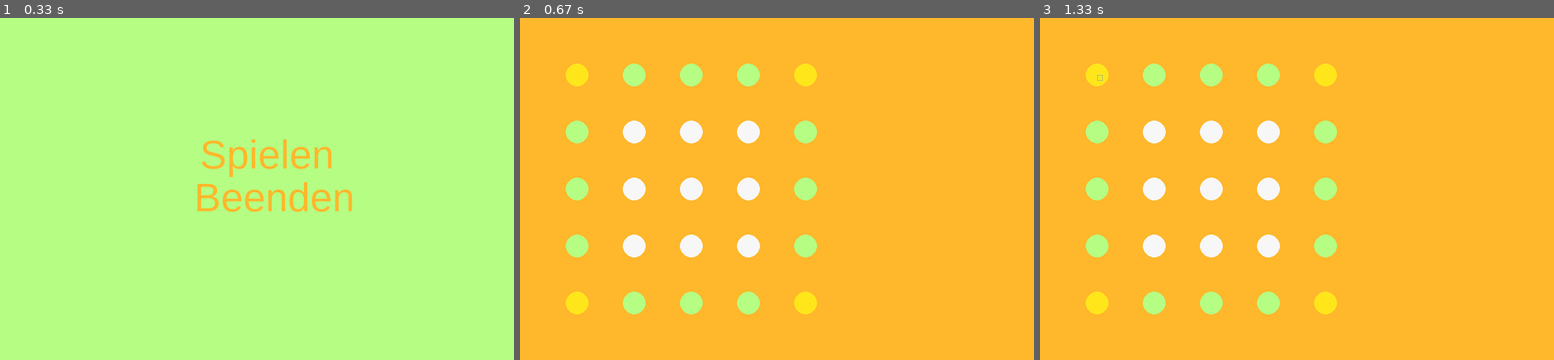
Above: before the commit, frames 1-3 (left to right).
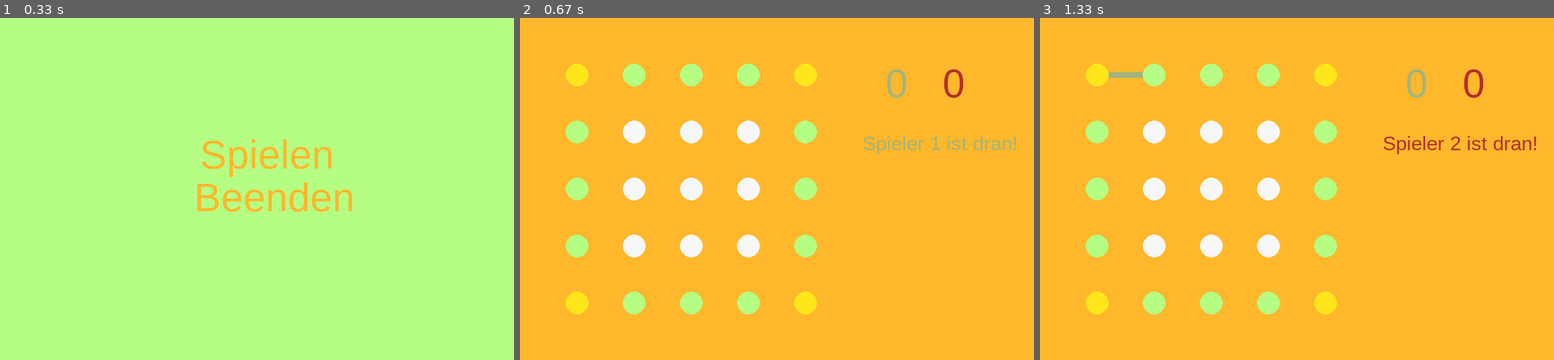
Above: after the commit, the same moments.

Repository: LeChummpy/homework
Game: pygame game, started from Käsekästchen pygame/main.py
Two runs of this game, one before a commit and one after it. Both use one fixed random seed, a clock stepped at 60 frames per second and the inputs below.
Inputs (mouse positions are in pixels of both pictures, inside the frame that each line leads up to):
- Up to frame 1 (0.33 s): no input
- Up to frame 2 (0.67 s): click "Spielen" at 0.38 s
- Up to frame 3 (1.33 s): click (1096, 76) at 0.72 s; click (1153, 76) at 1.05 s

Frame 1 is identical in both runs. In frame 2, 0.7% of the frame differs, in the area x 66-97%, y 15-40%; in frame 3, 0.8%, in the area x 11-97%, y 15-40%.

Commit message:
awdawdwad

Diff:
--- /dev/null
+++ b/Käsekästchen pygame/helper.py
@@ -0,0 +1,10 @@
+def horizontaldervertikalbenachbart(indicesAngeklickteZweiPunkte):
+    indicesPunkt1 = indicesAngeklickteZweiPunkte[0]
+    indicesPunkt2 = indicesAngeklickteZweiPunkte[1]
+    if (indicesPunkt1[0]==indicesPunkt2[0] and (indicesPunkt1[1]+1==indicesPunkt2[1] or indicesPunkt1[1]-1==indicesPunkt2[1])) or ((indicesPunkt1[0]+1==indicesPunkt2[0] or indicesPunkt1[0]-1==indicesPunkt2[0]) and indicesPunkt1[1]==indicesPunkt2[1]):
+        return True
+    else:
+        return False
+
+
+#def neuespolygongebildet(verbindungen):
--- a/Käsekästchen pygame/main.py
+++ b/Käsekästchen pygame/main.py
@@ -2,12 +2,14 @@
 import mainclasses
 import datastructures
 import colors
+from helper import *
 
 pygame.init()
 
 #-----------------------------------------------------------
 #fonts
 prettyfont = pygame.font.SysFont('Arial', 70)
+prettyfontsmaller = pygame.font.SysFont('Arial', 35)
 
 #-----------------------------------------------------------
 
@@ -71,13 +73,6 @@
                 pygame.quit()
 
             elif event.type == pygame.MOUSEBUTTONDOWN:
-                def horizontaldervertikalbenachbart(indicesAngeklickteZweiPunkte):
-                    indicesPunkt1 = indicesAngeklickteZweiPunkte[0]
-                    indicesPunkt2 = indicesAngeklickteZweiPunkte[1]
-                    if (indicesPunkt1[0]==indicesPunkt2[0] and (indicesPunkt1[1]+1==indicesPunkt2[1] or indicesPunkt1[1]-1==indicesPunkt2[1])) or ((indicesPunkt1[0]+1==indicesPunkt2[0] or indicesPunkt1[0]-1==indicesPunkt2[0]) and indicesPunkt1[1]==indicesPunkt2[1]):
-                        return True
-                    else:
-                        return False
 
                 Kords = pygame.mouse.get_pos()
                 indices = self.current_Spielbrett.IndicesVonAngeklicktemPunktReturnieren(Kords[0], Kords[1])
@@ -86,18 +81,33 @@
 
                 if (len(self.indizes_paar_angeklickter_punkte)==2):
                     if (horizontaldervertikalbenachbart(self.indizes_paar_angeklickter_punkte)):
-                        kordsangeklicktezweipunkte = self.current_Spielbrett.KordsAngeklicktePunkteReturnieren(self.indizes_paar_angeklickter_punkte)
-                        self.current_Spielbrett.VerbindungHinzufuegen(self.indizes_paar_angeklickter_punkte, kordsangeklicktezweipunkte, self.am_Zug.ID, self.am_Zug.verbindungsfarbe)
+                        if not(self.current_Spielbrett.angeklicktePunkteExistierenSchonAlsVerbindung(self.indizes_paar_angeklickter_punkte)):
+                            kordsangeklicktezweipunkte = self.current_Spielbrett.KordsAngeklicktePunkteReturnieren(self.indizes_paar_angeklickter_punkte)
+                            self.current_Spielbrett.VerbindungHinzufuegen(self.indizes_paar_angeklickter_punkte, kordsangeklicktezweipunkte, self.am_Zug.ID, self.am_Zug.verbindungsfarbe)
 
 
-                        if self.am_Zug.ID == self.current_Spieler1.ID:
-                            self.am_Zug = self.current_Spieler2
-                        elif self.am_Zug.ID == self.current_Spieler2.ID:
-                            self.am_Zug = self.current_Spieler1
+
+                            if self.am_Zug.ID == self.current_Spieler1.ID:
+                                self.am_Zug = self.current_Spieler2
+                            elif self.am_Zug.ID == self.current_Spieler2.ID:
+                                self.am_Zug = self.current_Spieler1
 
                     self.indizes_paar_angeklickter_punkte = []
 
         screen.fill(colors.orange)
+
+        text_amzug = None
+        if (self.am_Zug.ID==1):
+            text_amzug = prettyfontsmaller.render("Spieler 1 ist dran!", True, self.am_Zug.verbindungsfarbe)
+        elif (self.am_Zug.ID==2):
+            text_amzug = prettyfontsmaller.render("Spieler 2 ist dran!", True, self.am_Zug.verbindungsfarbe)
+        screen.blit(text_amzug, (600, 200))
+
+        text_Spieler1Punkte = prettyfont.render(str(self.current_Spieler1.Punkte), True, self.current_Spieler1.verbindungsfarbe)
+        text_Spieler2Punkte = prettyfont.render(str(self.current_Spieler2.Punkte), True, self.current_Spieler2.verbindungsfarbe)
+        screen.blit(text_Spieler1Punkte, (640, 75))
+        screen.blit(text_Spieler2Punkte, (740, 75))
+
         self.current_Spielbrett.show(screen)
         pygame.display.update()
 
--- a/Käsekästchen pygame/mainclasses.py
+++ b/Käsekästchen pygame/mainclasses.py
@@ -40,6 +40,23 @@
         indizes_Punkt2 = indizes_paar[1]
         return (self.punkte.ElementReturnieren(indizes_Punkt1[0], indizes_Punkt1[1]).Koordinaten, self.punkte.ElementReturnieren(indizes_Punkt2[0], indizes_Punkt2[1]).Koordinaten)
 
+    def angeklicktePunkteExistierenSchonAlsVerbindung(self, indizes_paar_angeklickter_punkte):
+        laenge = self.verbindungen.Laenge()
+        for i in range(laenge):
+            verbindung = self.verbindungen.ElementReturnieren(i)
+            indicesPunkt1Verbindung = verbindung.verbundenerPunkt1Indices
+            indicesPunkt2Verbindung = verbindung.verbundenerPunkt2Indices
+            indicesPunkt1Angeklickt = indizes_paar_angeklickter_punkte[0]
+            indicesPunkt2Angeklickt = indizes_paar_angeklickter_punkte[1]
+
+            punkt1gleich1undpunkt2gleich2 = (indicesPunkt1Verbindung[0]==indicesPunkt1Angeklickt[0] and indicesPunkt1Verbindung[1]==indicesPunkt1Angeklickt[1]) and (indicesPunkt2Verbindung[0]==indicesPunkt2Angeklickt[0] and indicesPunkt2Verbindung[1]==indicesPunkt2Angeklickt[1])
+            punkt1gleich2undpunkt2gleich1 = (indicesPunkt1Verbindung[0]==indicesPunkt2Angeklickt[0] and indicesPunkt1Verbindung[1]==indicesPunkt2Angeklickt[1]) and (indicesPunkt2Verbindung[0]==indicesPunkt1Angeklickt[0] and indicesPunkt2Verbindung[1]==indicesPunkt1Angeklickt[1])
+
+            if (punkt1gleich1undpunkt2gleich2 or punkt1gleich2undpunkt2gleich1):
+                return True
+        return False
+
+
     def VerbindungHinzufuegen(self, indicesAngeklickteZweiPunkte, kordsindicesAngeklickteZweiPunkte, spielerID, spielerVerbindungsfarbe):
 
         v = Verbindung(indicesAngeklickteZweiPunkte[0], indicesAngeklickteZweiPunkte[1], kordsindicesAngeklickteZweiPunkte[0], kordsindicesAngeklickteZweiPunkte[1], spielerID, spielerVerbindungsfarbe)
@@ -57,7 +74,35 @@
         Laenge = self.verbindungen.Laenge()
         for i in range(Laenge):
             verbindung = self.verbindungen.ElementReturnieren(i)
-            pygame.draw.rect(screen, verbindung.Farbe, (verbindung.kordsVerbundenerPunkt1[0], verbindung.kordsVerbundenerPunkt1[1], 10, 10), 1)
+            dx = verbindung.kordsVerbundenerPunkt2[0] - verbindung.kordsVerbundenerPunkt1[0]
+            dy = verbindung.kordsVerbundenerPunkt2[1] - verbindung.kordsVerbundenerPunkt1[1]
+
+            drawingkords_x = 0
+            drawingkords_y = 0
+            drawing_width = 10
+            drawing_heigth = 10
+
+            if dx==0:
+                drawing_heigth = 60
+                if dy>0:
+                    drawingkords_x = verbindung.kordsVerbundenerPunkt1[0]-5
+                    drawingkords_y = verbindung.kordsVerbundenerPunkt1[1]+20
+
+                elif dy<0:
+                    drawingkords_x = verbindung.kordsVerbundenerPunkt2[0]-5
+                    drawingkords_y = verbindung.kordsVerbundenerPunkt2[1]+20
+
+            elif dy==0:
+                drawing_width = 60
+                if dx>0:
+                    drawingkords_x = verbindung.kordsVerbundenerPunkt1[0]+20
+                    drawingkords_y = verbindung.kordsVerbundenerPunkt1[1]-5
+
+                elif dx<0:
+                    drawingkords_x = verbindung.kordsVerbundenerPunkt2[0]+20
+                    drawingkords_y = verbindung.kordsVerbundenerPunkt2[1]-5
+
+            pygame.draw.rect(screen, verbindung.Farbe, (drawingkords_x, drawingkords_y, drawing_width, drawing_heigth), 0)
 
 class Punkt:
     def __init__(self, Koordinaten, Radius, Farbe):
